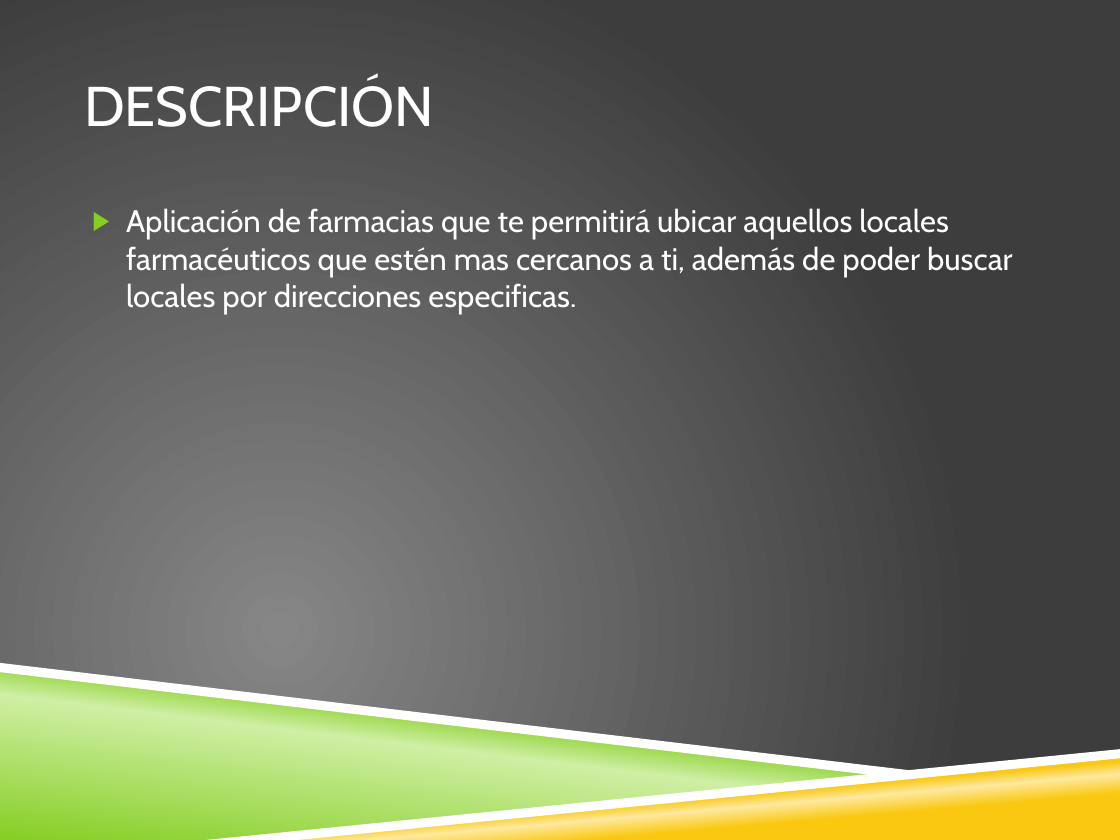
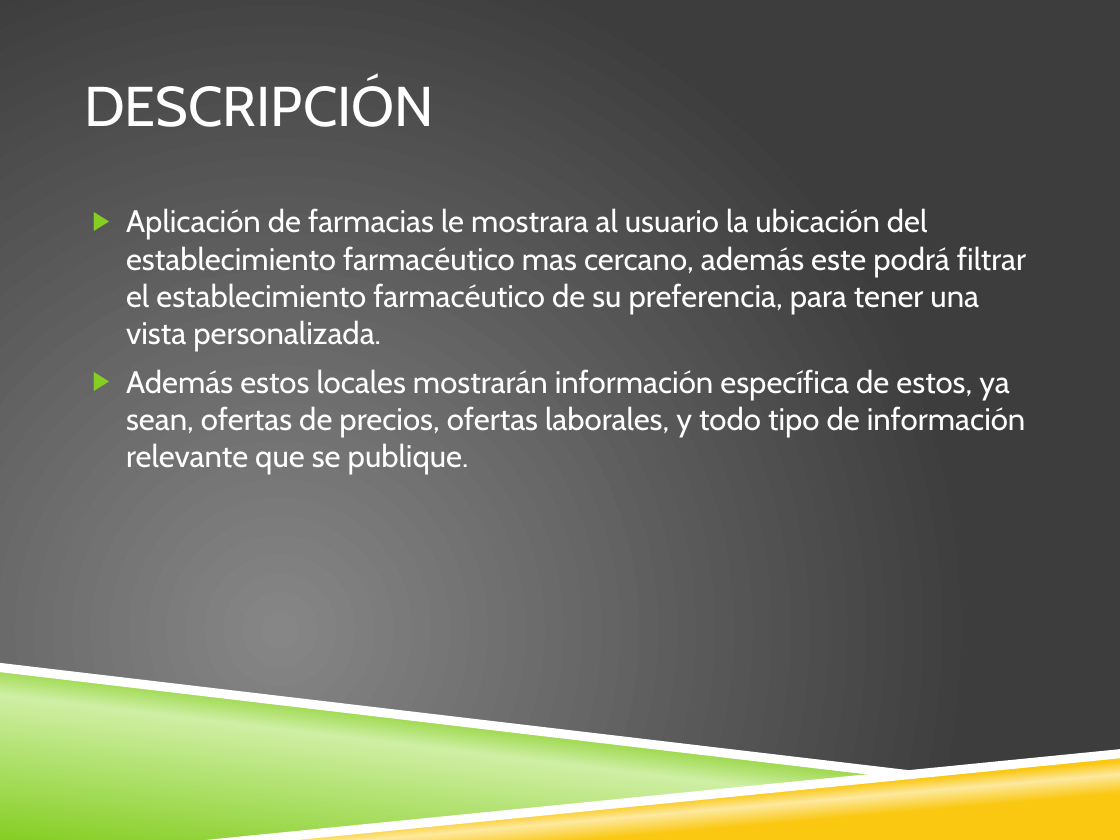
Before and after one commit to LuisMontenegroP/FarmaciasChile, a slide deck: slide 2 of FarmaciasChile.pptx. Drawn at 1120x840 pixels with LibreOffice and Linux fonts; fonts in the diff are those of the drawing; background and template pictures are left out. Boxes give left, top, right and bottom in pixels: in the first picture for what was removed or moved away, otherwise in the second. Text is boxed around its words. In the diff, an @@ line names an element or a change of style, - is before the commit and + after.

Commit message:
@LuisMontenegroP @mguevara
Descripcion 1.1 y ppt FarmaciasChile

```diff
--- a/FarmaciasChile.pptx
+++ b/FarmaciasChile.pptx
@@ text at (126, 208, 1026, 475): text changed @@
-▶ Aplicación de farmacias que te permitirá ubicar aquellos locales farmacéuticos que estén mas cercanos a ti, además de poder buscar locales por direcciones especificas.
+▶ Aplicación de farmacias le mostrara al usuario la ubicación del establecimiento farmacéutico mas cercano, además este podrá filtrar el establecimiento farmacéutico de su preferencia, para tener una vista personalizada.
+▶ Además estos locales mostrarán información específica de estos, ya sean, ofertas de precios, ofertas laborales, y todo tipo de información relevante que se publique.
```
Also in this commit, not shown: 1 other slide changed, 1 other file.
